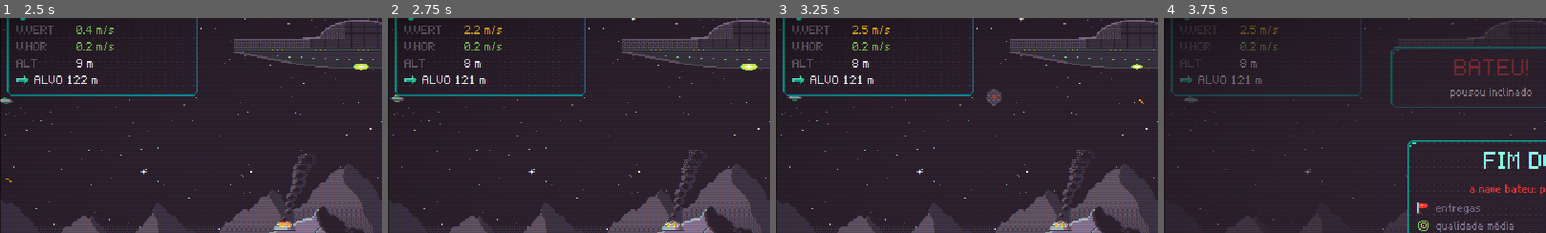
Above: before the commit, frames 1-4 (left to right).
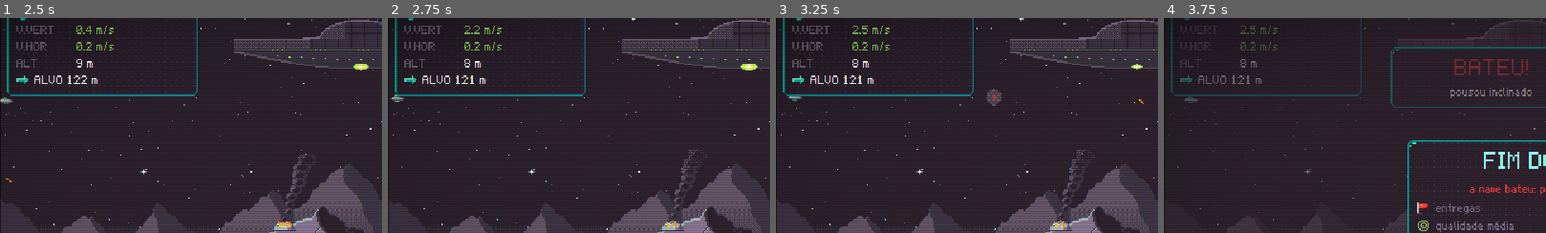
Above: after the commit, the same moments.

Repository: valdersonjr/incremental-lander
Game: Godot game, scene res://game/main.tscn
Same seed, same stepped clock (60 frames per second), same inputs: the game is played once before the commit and once after it.
Inputs (mouse positions are % of the whole screen's width and height, from its top left):
- Up to frame 1 (2.5 s): click "Jogar" at 0.5 s; click "1" at 1.25 s; tap Enter (confirm) at 2 s; move the mouse to (72, 45) at 2.02 s; hold D (rotate_right) from 2.03 s (still down); hold Enter (confirm) from 2.03 s (still down); click (72, 45) at 2.17 s; tap Space at 2.27 s
- Up to frame 2 (2.75 s): keep holding D (rotate_right); keep holding Enter (confirm)
- Up to frame 3 (3.25 s): release D (rotate_right) at 2.75 s; release Enter (confirm) at 2.75 s; drag from (30, 55) to (45, 70) at 2.77 s
- Up to frame 4 (3.75 s): move the mouse to (60, 28) at 3.52 s; hold D (rotate_right) from 3.53 s (still down); hold Q (tab_prev) from 3.53 s (still down)
The pictures show only the part of the screen within x 0-50%, y 6-56%; the shares and areas given below are measured in that part.

Frame 1 is identical in both runs. In frame 2, 0.2% of the frame differs, in the area x 20-30%, y 3-8%; in frame 3, 0.2%; in frame 4, less than 0.1%.

Commit message:
Pouso mais tolerante (vertical 3 -> 7 m/s, lateral 2 -> 5 m/s, inclinação ~11° -> ~20°) e telemetria com velocidade no toque
Telemetria humana mostrava ~33 de 40 entregas batendo; agora cada entrega grava vy/vx/tilt/motivo para afinar com dados.

Co-Authored-By: Claude Opus 5.5 <noreply@anthropic.com>
Claude-Session: https://claude.ai/code/session_01JhKCi9Us7j2H5LJGQ5fDNT

Diff:
--- a/autoload/telemetry.gd
+++ b/autoload/telemetry.gd
@@ -7,7 +7,7 @@
 const DIR := "user://telemetry"
 const DELIVERIES := "user://telemetry/deliveries.csv"
 const HEADER := ["planet", "distance", "thrust", "efficiency", "tank", "gas_used", "hop_time_s", "quality",
-		"crashed", "pilot", "tier", "crystals"]
+		"crashed", "pilot", "tier", "crystals", "vy", "vx", "tilt", "reason"]
 
 const MAX_BYTES := 5 * 1024 * 1024
 
--- a/data/world.json
+++ b/data/world.json
@@ -5,9 +5,10 @@
   "time_scale": 4.5,
   "rotate_speed": 4.0,
   "landing": {
-    "max_vy": 3.0,
-    "max_vx": 2.0,
-    "max_tilt": 0.2,
+    "notes": "Tolerancias de pouso em m/s e rad do modelo (na tela: x time_scale = px de arte por segundo; 7 m/s ~ 31 px/s). 2026-10-04: 3/2/0,2 -> 7/5/0,35 (usuario: 'a velocidade vertical e horizontal precisa ser muito baixa'; telemetria humana: ~33 de 40 entregas bateram). Trem de pouso multiplica por gear^gear_exp.",
+    "max_vy": 7.0,
+    "max_vx": 5.0,
+    "max_tilt": 0.35,
     "gear_exp": 0.5,
     "weights": {
       "vy": 0.35,
--- a/game/flight/flight.gd
+++ b/game/flight/flight.gd
@@ -322,6 +322,10 @@
 		"crystals": crystals_taken,
 		"crashed": crashed,
 		"reason": reason,
+		# velocidade e inclinacao no toque (m/s e rad do modelo): calibram as tolerancias de pouso (world.json > landing)
+		"vy": snappedf(float(info.get("vy", 0.0)), 0.01),
+		"vx": snappedf(float(info.get("vx", 0.0)), 0.01),
+		"tilt": snappedf(float(info.get("tilt", 0.0)), 0.001),
 	}
 	Telemetry.record_delivery(result)
 	_clear_crystals()
Not shown, changed: docs/DECISIONS.md
Not shown, changed: docs/HANDOFF.md
